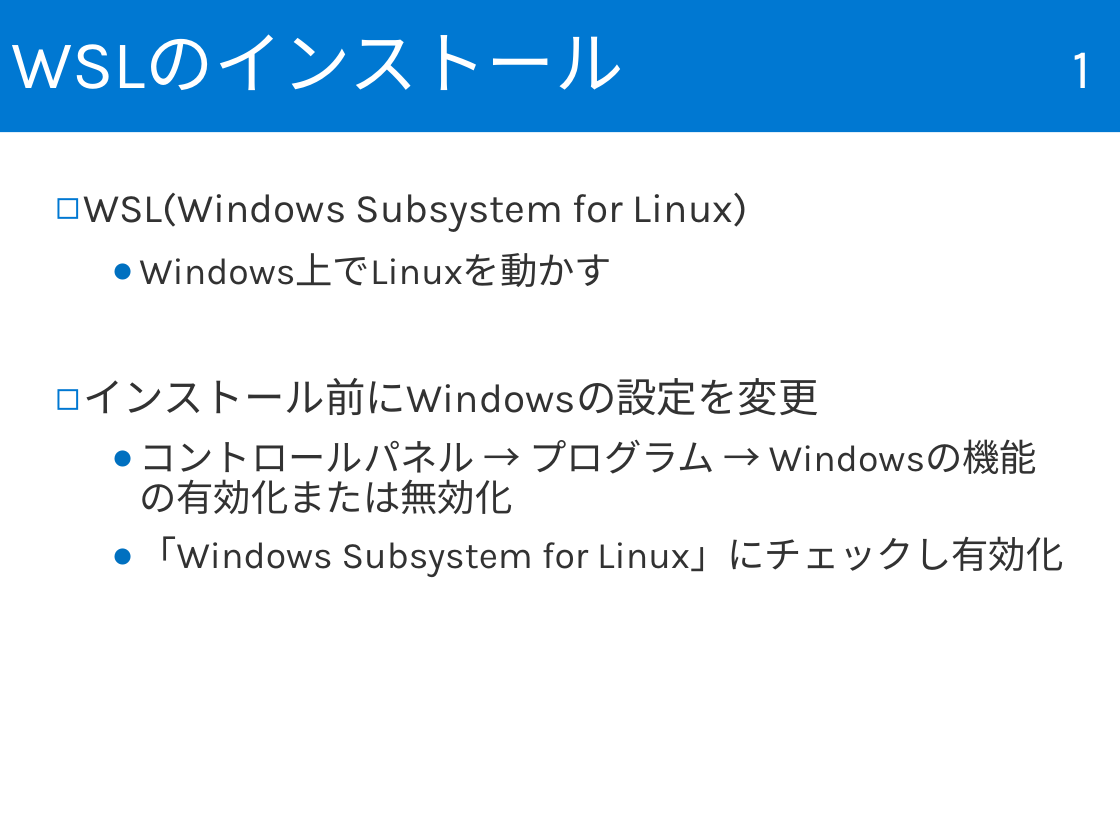
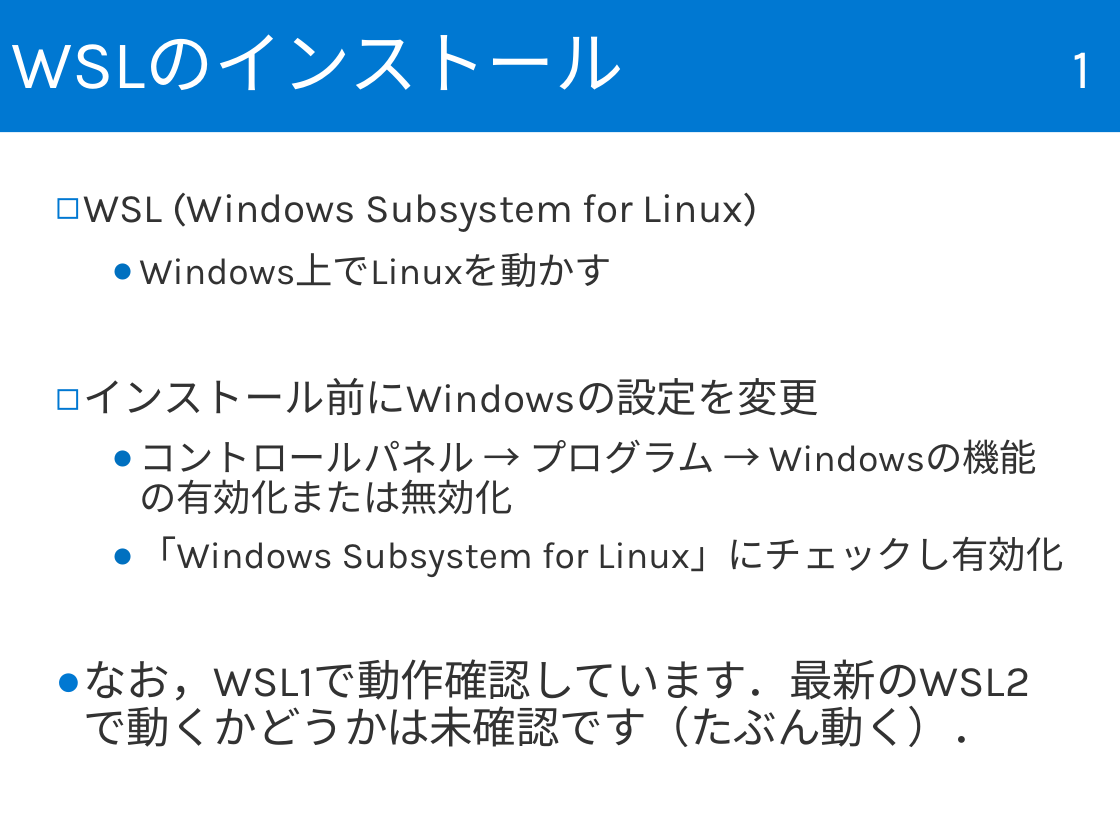
Before and after one commit to fukushimalab/advanced_programming, a slide deck: slide 1 of docs/advanced_programing_WSL.pptx. Drawn at 1120x840 pixels with LibreOffice and Linux fonts; fonts in the diff are those of the drawing. Boxes give left, top, right and bottom in pixels: in the first picture for what was removed or moved away, otherwise in the second. Text is boxed around its words. In the diff, an @@ line names an element or a change of style, - is before the commit and + after.

```diff
--- a/docs/advanced_programing_WSL.pptx
+++ b/docs/advanced_programing_WSL.pptx
@@ text at [83, 193, 758, 232]: spaces changed @@
-◻ WSL(Windows Subsystem for Linux)
+◻ WSL (Windows Subsystem for Linux)
@@ text at [83, 659, 1030, 747]: paragraph added @@
+● なお，WSL1で動作確認しています．最新のWSL2で動くかどうかは未確認です（たぶん動く）．
```
Also in this commit, not shown: 1 other slide changed, 1 slide added, 1 slide removed, 3 other files.
